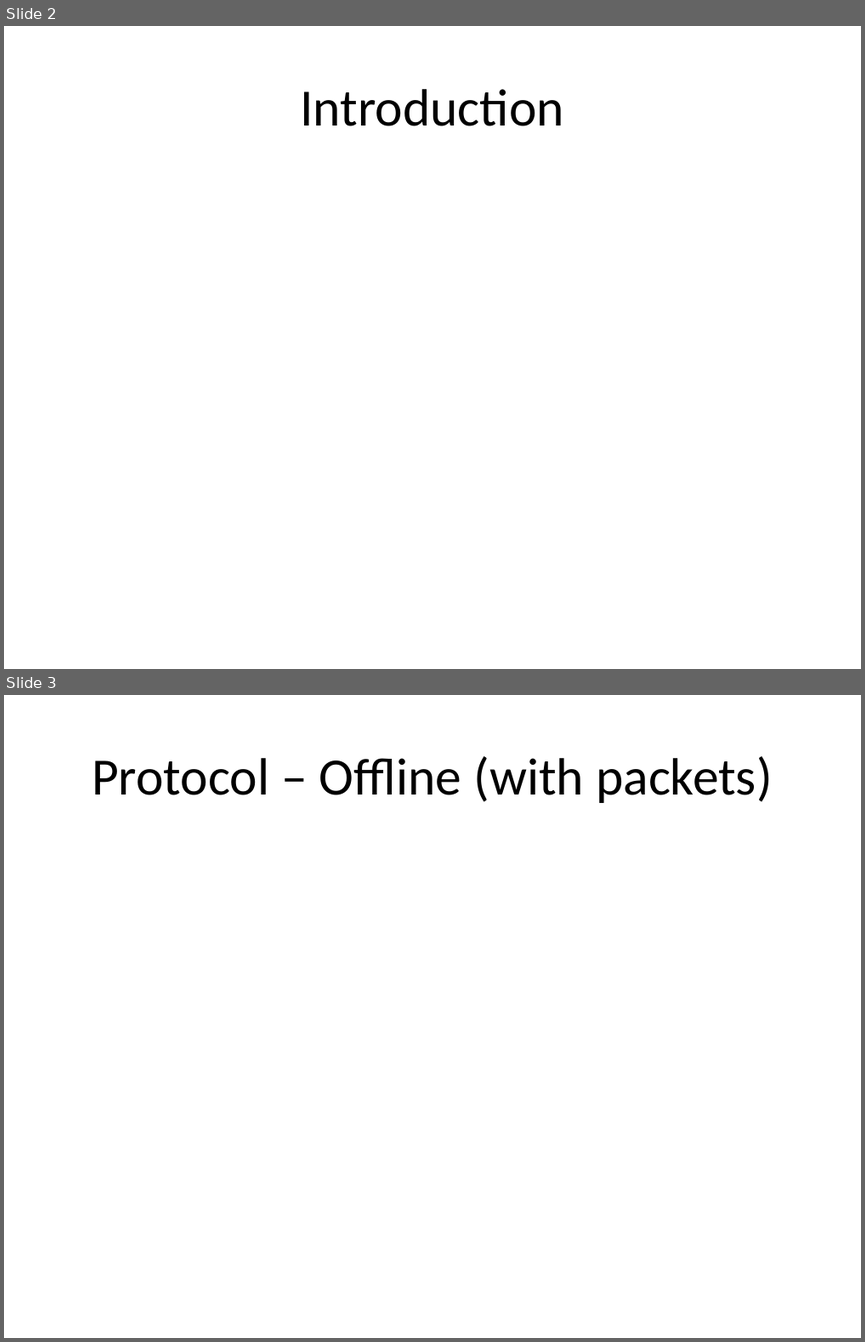
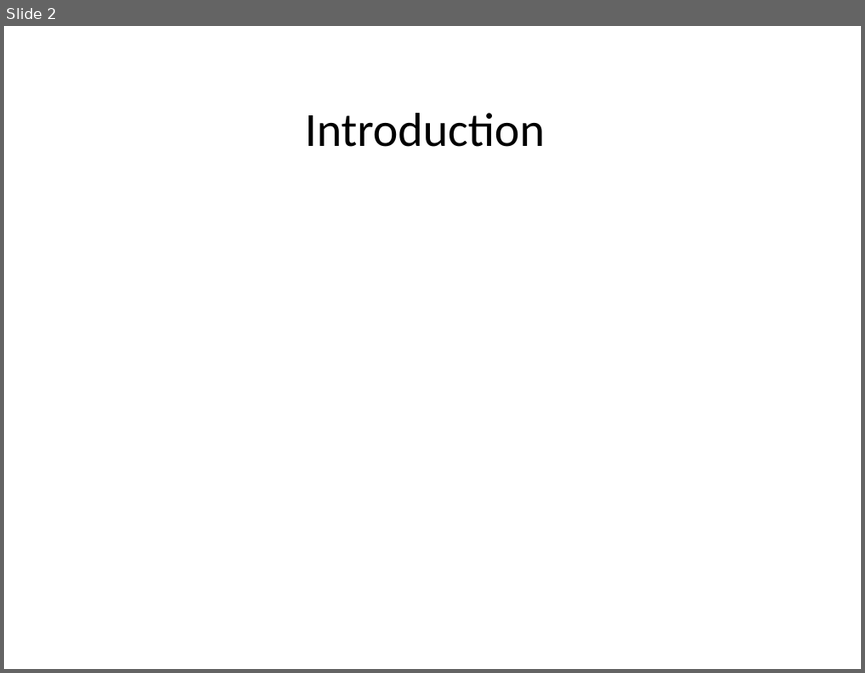
Before and after one commit to masomel/big-data-project, a slide deck: paper/Presentation_May17.pptx. Shown one above the other, each under a label of ours: slides 2 and 3 before the commit, slide 2 after it. The pictures are 865x1342 and 865x673 pixels, drawn with LibreOffice and Linux fonts; fonts in the diff are those of the drawing; background and template pictures are left out. Boxes give left, top, right and bottom in pixels: in the first picture for what was removed or moved away, otherwise in the second. Text is boxed around its words. In the diff, an @@ line names an element or a change of style, - is before the commit and + after.

```diff
--- a/paper/Presentation_May17.pptx
+++ b/paper/Presentation_May17.pptx
@@ slide 3 removed at (x1=4, y1=695, x2=861, y2=1338), background #FFFFFF @@
@@ title removed at (x1=92, y1=756, x2=772, y2=803) @@
-Protocol – Offline (with packets)
@@ slide 2 changed as well @@
@@ text "Introduction" moved from (x1=300, y1=89, x2=564, y2=126) to (x1=305, y1=113, x2=545, y2=147) @@
@@ text "Introduction" at (x1=305, y1=113, x2=545, y2=147): size 44 to 40 pt @@
```
Also in this commit, not shown: 7 other slides changed, 8 slides added, 6 other slides removed.
